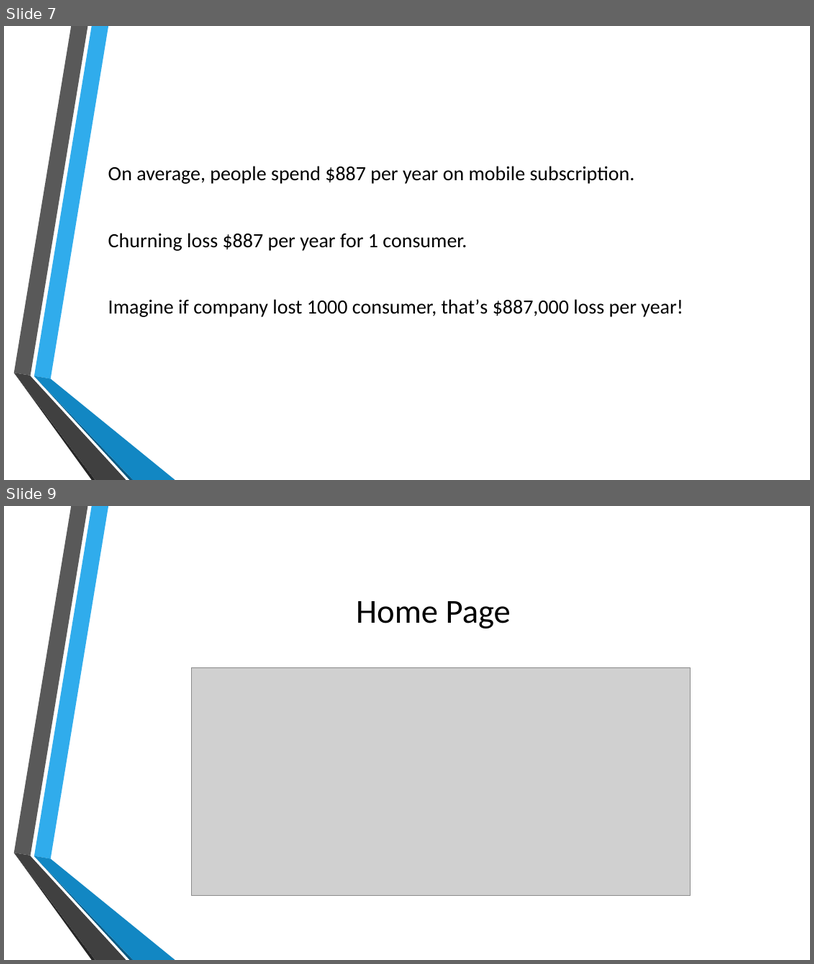
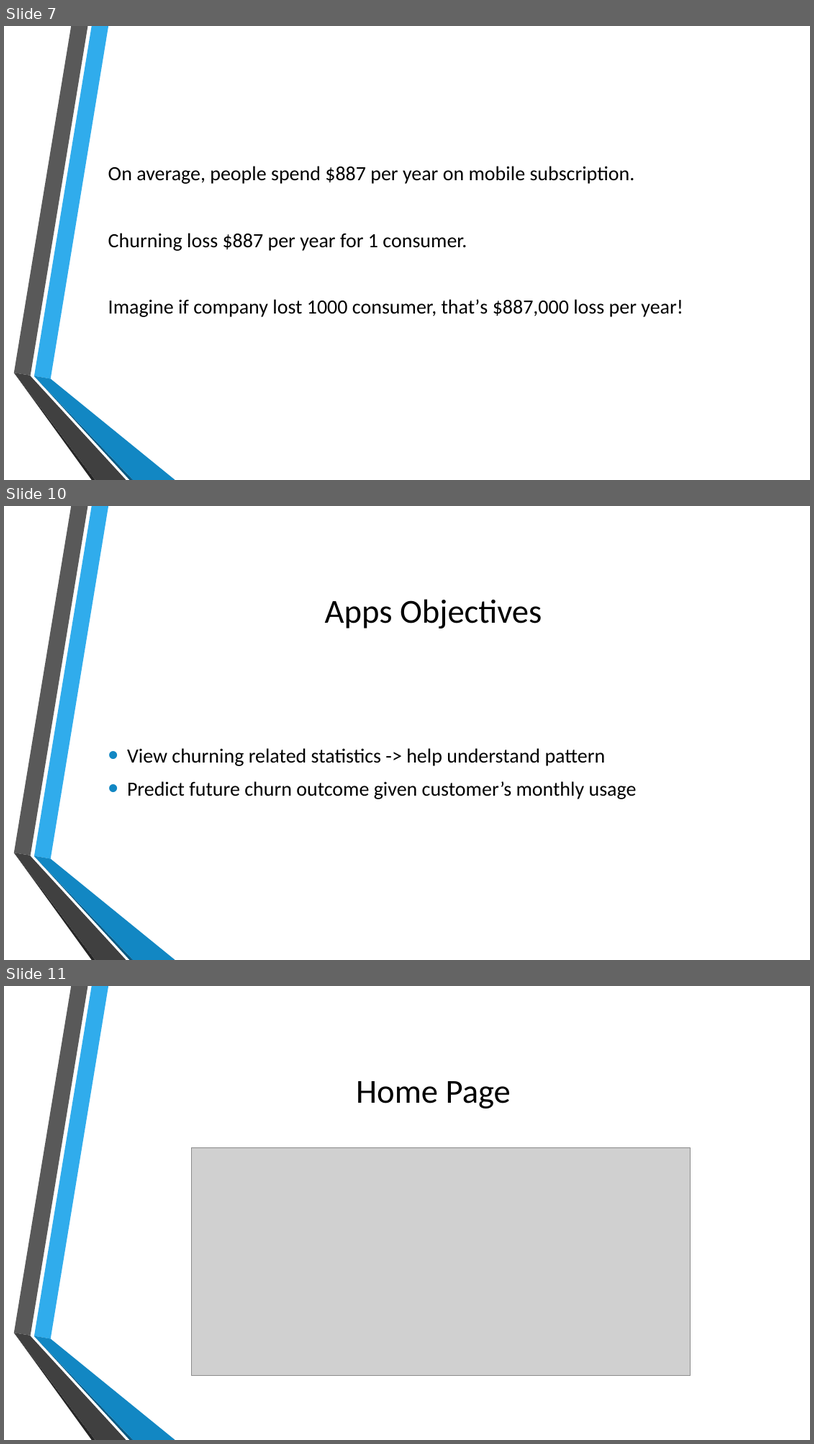
Before and after one commit to christianelbert/final-project-churn, a slide deck: final_project.pptx. Shown one above the other, each under a label of ours: slides 7 and 9 before the commit, slides 7, 10 and 11 after it; the slides between them are not shown. The pictures are 814x964 and 814x1444 pixels, drawn with LibreOffice and Linux fonts; fonts in the diff are those of the drawing; grey boxes stand for pictures; background and template pictures are left out. Boxes give left, top, right and bottom in pixels: in the first picture for what was removed or moved away, otherwise in the second. Text is boxed around its words. In the diff, an @@ line names an element or a change of style, - is before the commit and + after.

```diff
--- a/final_project.pptx
+++ b/final_project.pptx
@@ slide 10 added at <box>4,506,810,960</box>, background picture (left out); not listed: 6 template elements that a slide beside it also shows @@
@@ title added at <box>325,599,542,628</box>, 40 pt, text #000000 @@
+Apps Objectives
@@ text added at <box>127,748,637,799</box>, 24 pt, text #000000 @@
+• View churning related statistics -> help understand pattern
+• Predict future churn outcome given customer’s monthly usage
@@ what was slide 9 is now slide 11 @@
```
Also in this commit, not shown: 1 slide changed, 1 other slide added.
